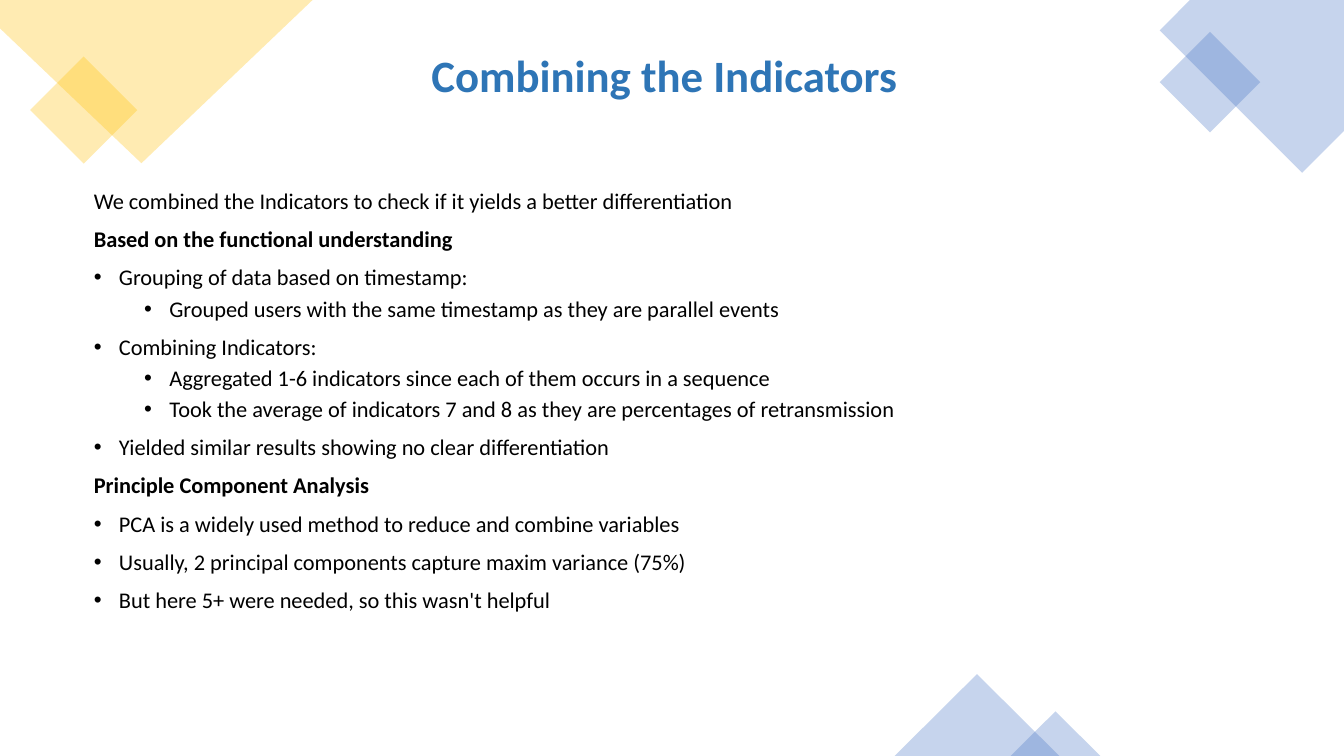
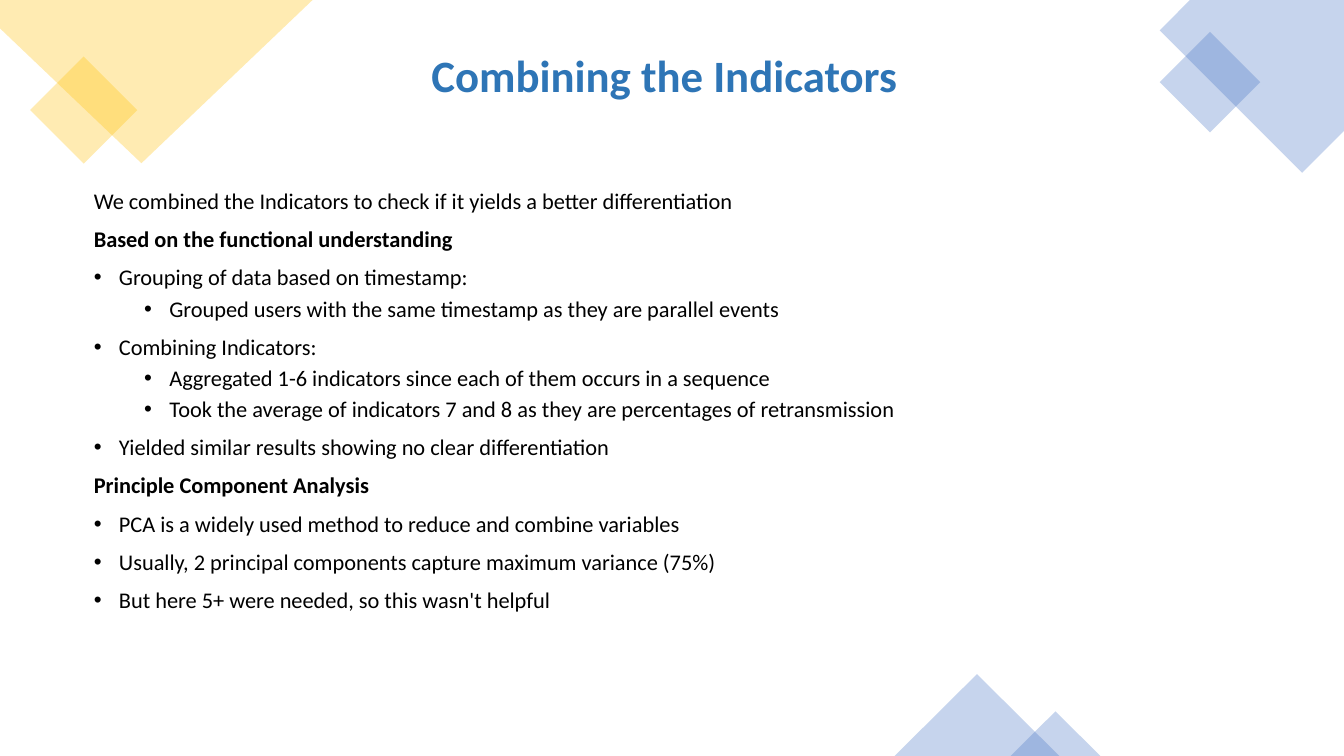
Before and after one commit to ITU-AI-ML-in-5G-Challenge/Team-DataRangers-home-network-users-experience-classification, a slide deck: slide 9 of 5gChallenge_DataRangers.pptx. Drawn at 1344x756 pixels with LibreOffice and Linux fonts; fonts in the diff are those of the drawing. Boxes give left, top, right and bottom in pixels: in the first picture for what was removed or moved away, otherwise in the second. Text is boxed around its words. In the diff, an @@ line names an element or a change of style, - is before the commit and + after.

```diff
--- a/5gChallenge_DataRangers.pptx
+++ b/5gChallenge_DataRangers.pptx
@@ text at [119, 554, 715, 574]: text changed @@
-• Usually, 2 principal components capture maxim variance (75%)
+• Usually, 2 principal components capture maximum variance (75%)
```
Also in this commit, not shown: 2 other slides changed.
